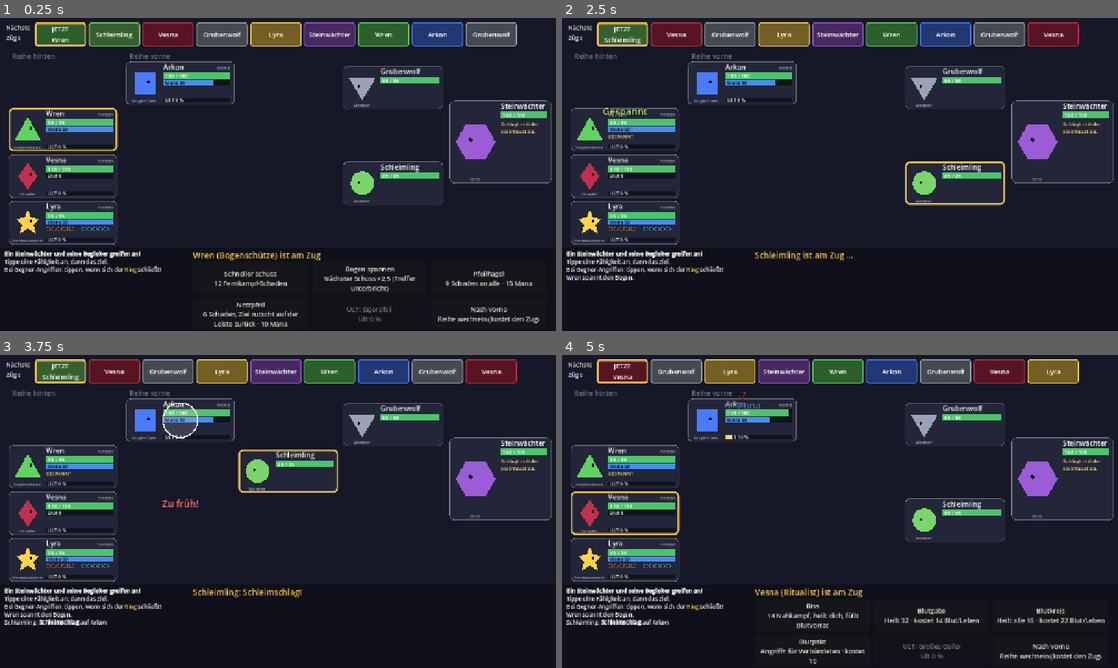
Above: before the commit, frames 1-4 (two rows, left to right).
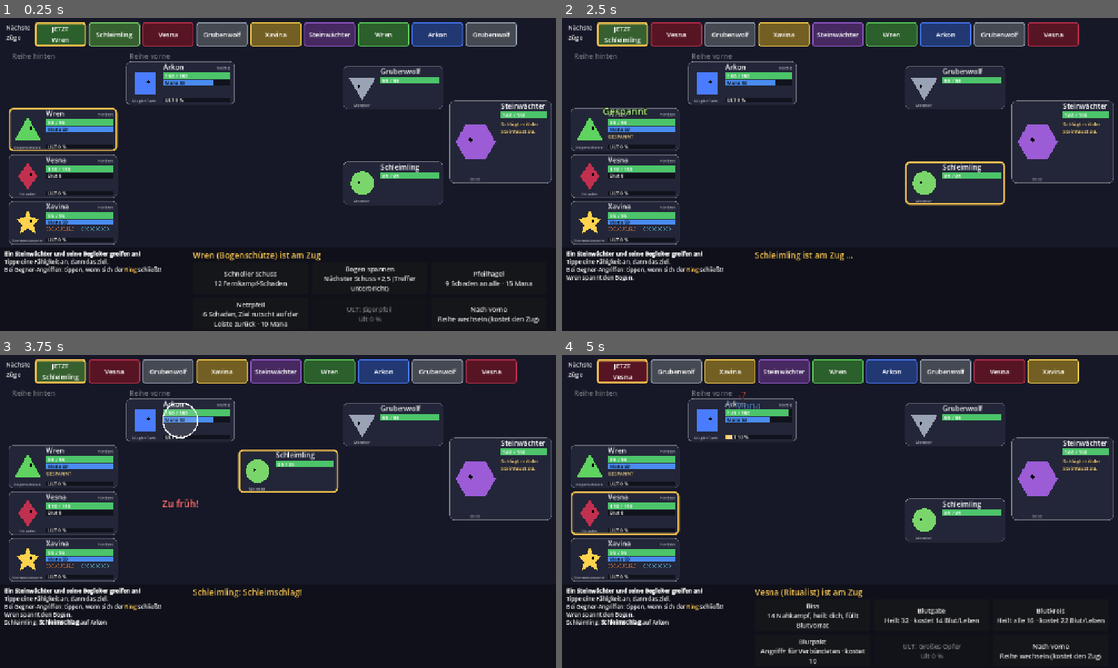
Above: after the commit, the same moments.

Repository: CazeX-studio/MiniKampf
Game: Godot game, scene res://scenes/kampf.tscn
Same seed, same stepped clock (60 frames per second), same inputs: the game is played once before the commit and once after it.
Inputs (mouse positions are in pixels of both pictures, inside the frame that each line leads up to):
- Up to frame 1 (0.25 s): no input
- Up to frame 2 (2.5 s): click "Schneller Schuss 12 Fernkampf…" at 0.5 s; click "Zurück" at 1.25 s; click "Bogen spannen Nächster Schuss…" at 2 s
- Up to frame 3 (3.75 s): tap Enter at 2.75, 2.85, 3.6 s; move the mouse to (177, 420) at 2.77 s; click (177, 420) at 2.92 s; tap Space at 3.02 s; move the mouse to (61, 467) at 3.52 s; click (61, 467) at 3.67 s
- Up to frame 4 (5 s): tap Space at 3.77 s; move the mouse to (623, 514) at 4.27 s; tap Enter at 4.35 s; click (623, 514) at 4.42 s

The runs differ from the first frame. In frame 1, less than 0.1% of the frame differs, in the area x 8-52%, y 4-62%; in frame 2, 0.1%; in frame 3, 0.1%; in frame 4, 0.1%, in the area x 8-91%, y 4-62%.

Commit message:
Sternensängerin heißt jetzt Xavina
Co-Authored-By: Claude Opus 5.5 <noreply@anthropic.com>

Diff:
--- a/scripts/kampf/combat.gd
+++ b/scripts/kampf/combat.gd
@@ -92,7 +92,7 @@
 	archer.back_row = true
 	var ritualist := Fighter.new("Vesna", "ritualist", "Ritualist", true, 110, 10, Color("c2304f"), Fighter.Shape.DIAMOND)
 	ritualist.back_row = true
-	var singer := Fighter.new("Lyra", "singer", "Sternensängerin", true, 95, 11, Color("ffd34d"), Fighter.Shape.STAR)
+	var singer := Fighter.new("Xavina", "singer", "Sternensängerin", true, 95, 11, Color("ffd34d"), Fighter.Shape.STAR)
 	singer.max_mana = 90
 	singer.mana = 90
 	singer.reaction = "dodge"
Not shown, changed: README.md
